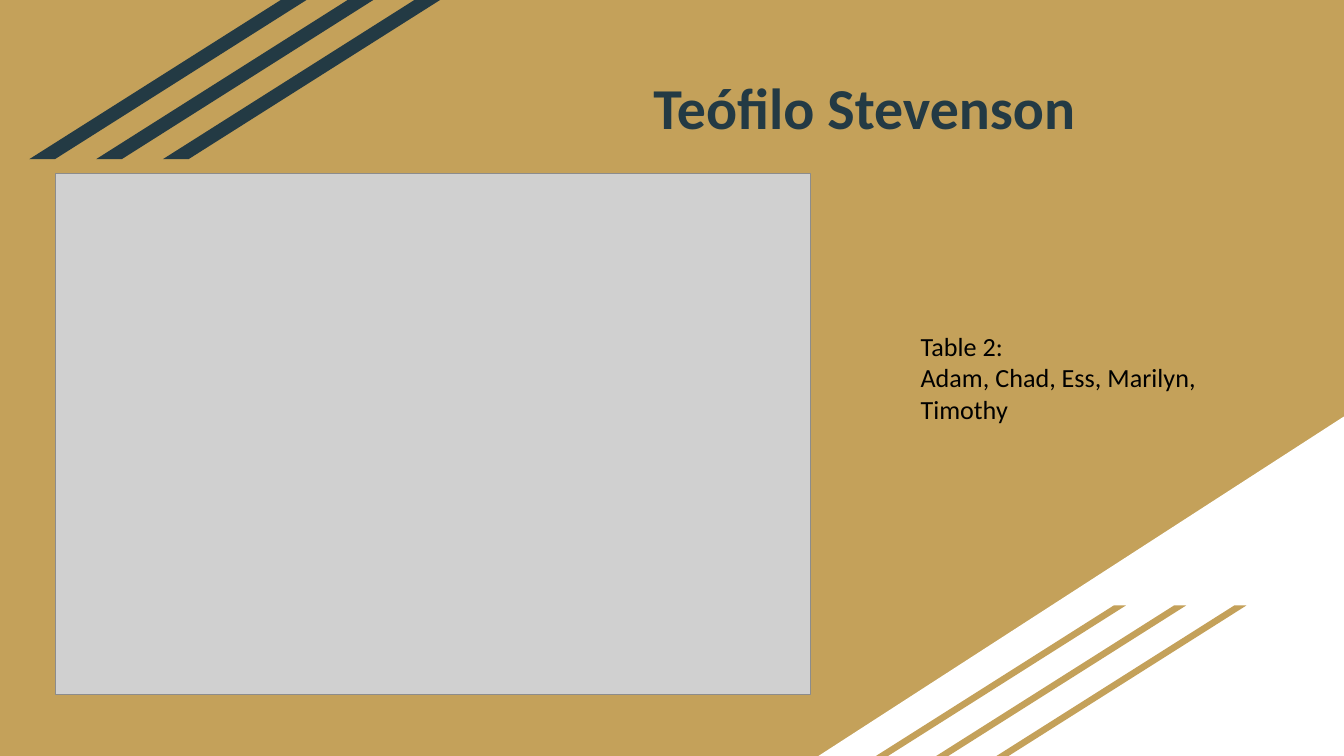
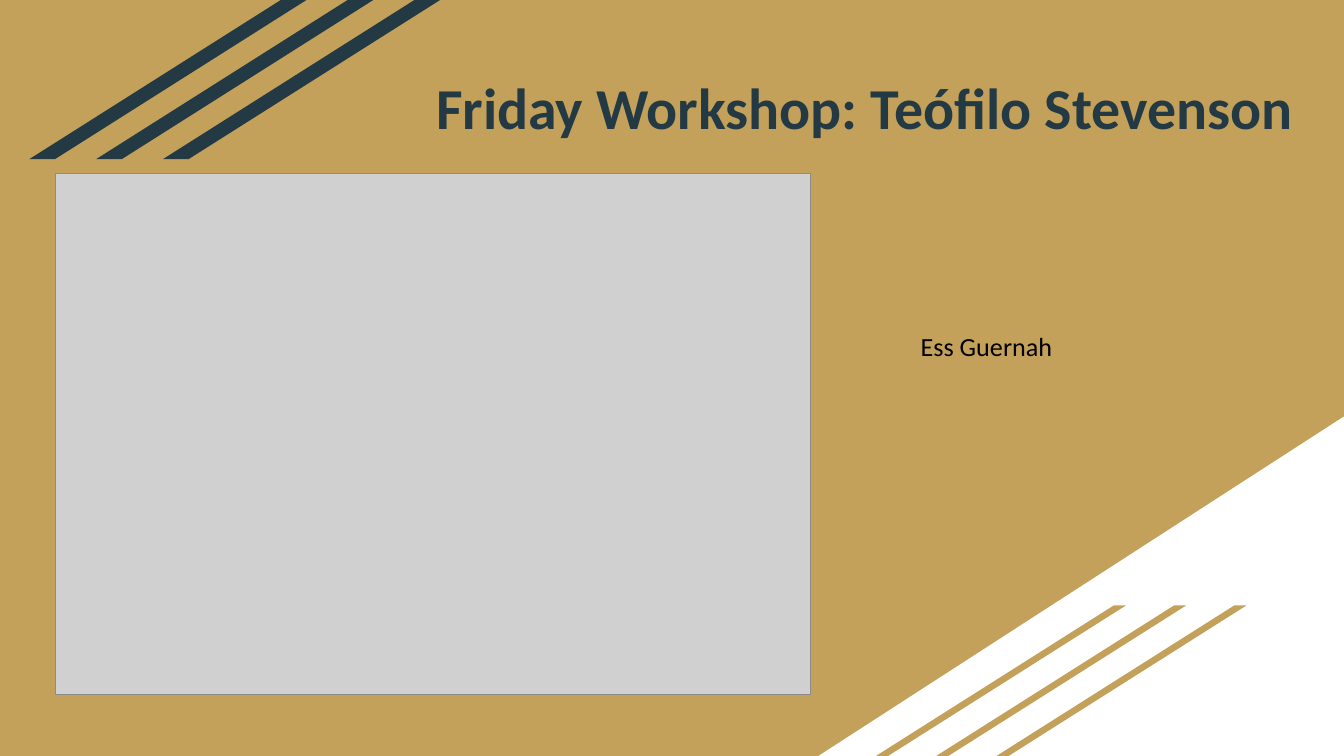
Before and after one commit to ess-g/SQL-Project-on-Boxer-Teofilo-Stevenson, a slide deck: slide 1 of presentation/GOAT_ Teófilo Stevenson (1).pptx. Drawn at 1344x756 pixels with LibreOffice and Linux fonts; fonts in the diff are those of the drawing; grey boxes stand for pictures. Boxes give left, top, right and bottom in pixels: in the first picture for what was removed or moved away, otherwise in the second. Text is boxed around its words. In the diff, an @@ line names an element or a change of style, - is before the commit and + after.

```diff
--- a/presentation/GOAT_ Teófilo Stevenson (1).pptx
+++ b/presentation/GOAT_ Teófilo Stevenson (1).pptx
@@ text at (436,88,1293,138): text changed @@
-Teófilo Stevenson
+Friday Workshop: Teófilo Stevenson
@@ text at (921,338,1052,356): text changed @@
-Table 2:
-Adam, Chad, Ess, Marilyn, Timothy
+Ess Guernah
```
Also in this commit, not shown: 3 other slides changed.
